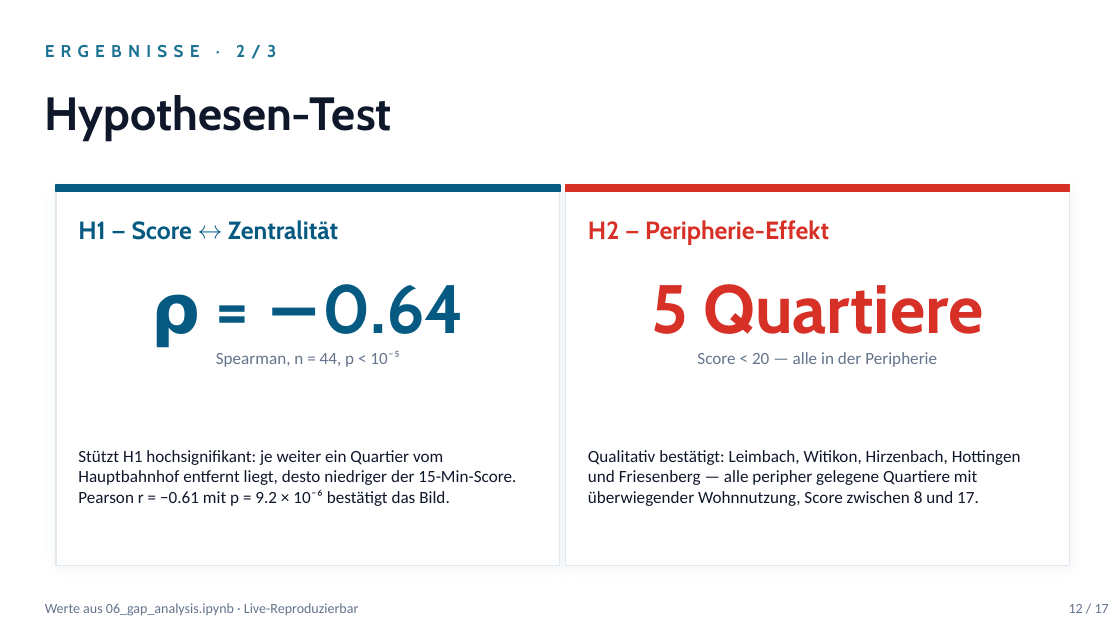
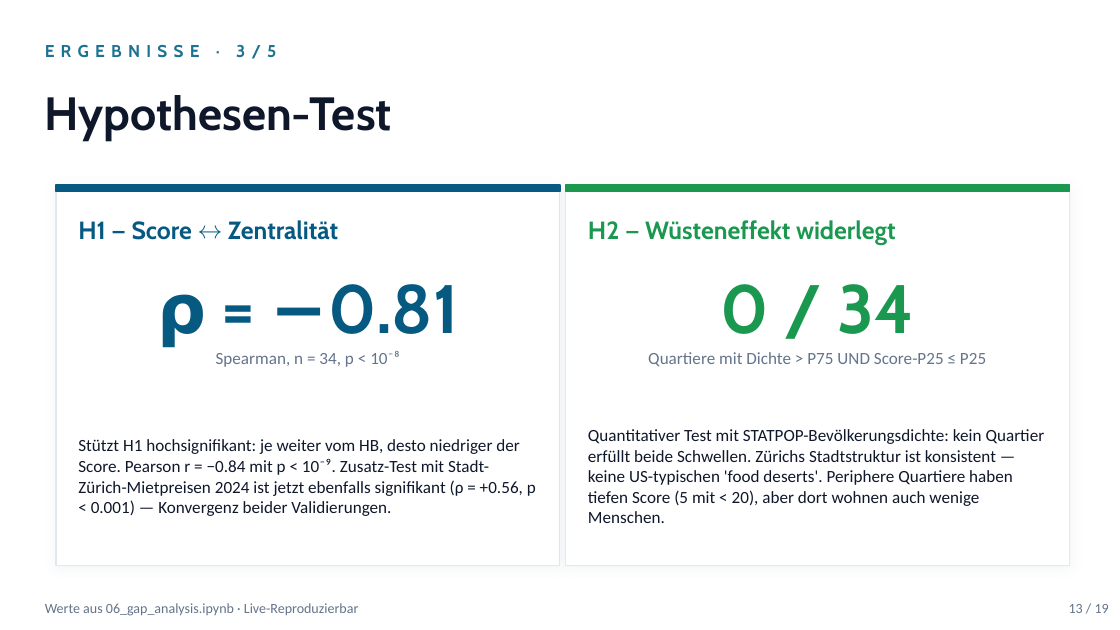
Before and after one commit to sanirmem/zh15min, a slide deck: slide 13 of reports/zh15min_slides.pptx (slide 12 before the commit). Drawn at 1120x630 pixels with LibreOffice and Linux fonts; fonts in the diff are those of the drawing. Boxes give left, top, right and bottom in pixels: in the first picture for what was removed or moved away, otherwise in the second. Text is boxed around its words. In the diff, an @@ line names an element or a change of style, - is before the commit and + after.

```diff
--- a/reports/zh15min_slides.pptx
+++ b/reports/zh15min_slides.pptx
@@ text at (45, 44, 276, 59): text changed @@
-ERGEBNISSE · 2/3
+ERGEBNISSE · 3/5
@@ rectangle at (566, 185, 1070, 192): fill #D73027 to #1A9850; outline #D73027 1 pt to #1A9850 1 pt @@
@@ text at (588, 220, 896, 245): text changed; text colour #D73027 to #1A9850 @@
-H2 — Peripherie-Effekt
+H2 — Wüsteneffekt widerlegt
@@ text at (157, 284, 458, 348): text changed @@
-ρ = −0.64
+ρ = −0.81
@@ text at (721, 284, 915, 334): text changed; text colour #D73027 to #1A9850 @@
-5 Quartiere
+0 / 34
@@ text at (216, 351, 400, 367): text changed @@
-Spearman, n = 44, p < 10⁻⁵
+Spearman, n = 34, p < 10⁻⁸
@@ text at (648, 352, 986, 366): text changed @@
-Score < 20 — alle in der Peripherie
+Quartiere mit Dichte > P75 UND Score-P25 ≤ P25
@@ text at (78, 439, 536, 516): text changed @@
-Stützt H1 hochsignifikant: je weiter ein Quartier vom Hauptbahnhof entfernt liegt, desto niedriger der 15-Min-Score. Pearson r = −0.61 mit p = 9.2 × 10⁻⁶ bestätigt das Bild.
+Stützt H1 hochsignifikant: je weiter vom HB, desto niedriger der Score. Pearson r = −0.84 mit p < 10⁻⁹. Zusatz-Test mit Stadt-Zürich-Mietpreisen 2024 ist jetzt ebenfalls signifikant (ρ = +0.56, p < 0.001) — Konvergenz beider Validierungen.
@@ text at (588, 429, 1045, 523): text changed @@
-Qualitativ bestätigt: Leimbach, Witikon, Hirzenbach, Hottingen und Friesenberg — alle peripher gelegene Quartiere mit überwiegender Wohnnutzung, Score zwischen 8 und 17.
+Quantitativer Test mit STATPOP-Bevölkerungsdichte: kein Quartier erfüllt beide Schwellen. Zürichs Stadtstruktur ist konsistent — keine US-typischen 'food deserts'. Periphere Quartiere haben tiefen Score (5 mit < 20), aber dort wohnen auch wenige Menschen.
@@ text at (1069, 604, 1109, 613): text changed @@
-12 / 17
+13 / 19
```
Also in this commit, not shown: 16 other slides changed, 2 slides added, 15 other files.
